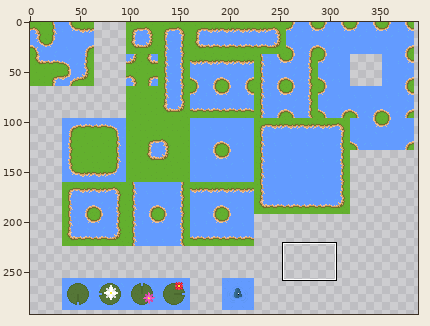
File history of a sprite sheet, assets/tilemap/water-grass.png. Above, an overview of the earlier version with the close-up marked.
Close-up. Before the commit:
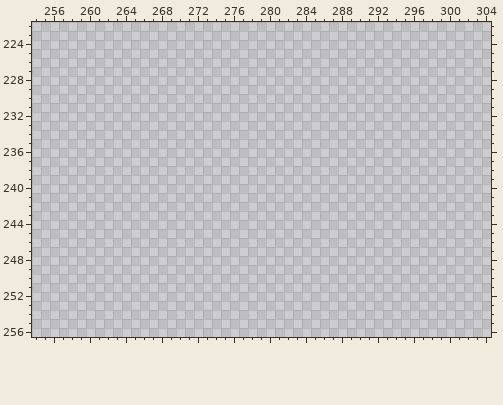
The file is 512x512 pixels. Colours within 5 levels of each other are drawn and written as one. Shown: x 254..304, y 222..256. The wide view leaves out empty margins. The commit also changed other parts of the picture, which this record leaves out.
Palette (. is transparent): 
The same view after the edit:
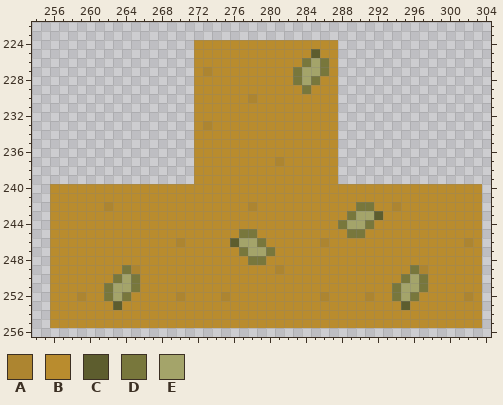
Colours new in this view: A #ad8530  B #b98c2e  C #5d5d2e  D #78773c  E #a4a46a
The edit:
Changed rows in their new state; - is an unchanged pixel.
first column x 256:
224 ----------------BBBBBBBBBBBBBBBB----------------
225 ----------------BBBBBBBBBBBBBCBB----------------
226 ----------------BBBBBBBBBBBBDEDB----------------
227 ----------------BABBBBBBBBBDEEDB----------------
228 ----------------BBBBBBBBBBBDEDBB----------------
229 ----------------BBBBBBBBBBBBDBBB----------------
230 ----------------BBBBBBABBBBBBBBB----------------
231 ----------------BBBBBBBBBBBBBBBB----------------
232 ----------------BBBBBBBBBBBBBBBB----------------
233 ----------------BABBBBBBBBBBBBBB----------------
234 ----------------BBBBBBBBBBBBBBBB----------------
235 ----------------BBBBBBBBBBBBBBBB----------------
236 ----------------BBBBBBBBBBBBBBBB----------------
237 ----------------BBBBBBBBBABBBBBB----------------
238 ----------------BBBBBBBBBBBBBBBB----------------
239 ----------------BBBBBBBBBBBBBBBB----------------
240 BBBBBBBBBBBBBBBBBBBBBBBBBBBBBBBBBBBBBBBBBBBBBBBB
241 BBBBBBBBBBBBBBBBBBBBBBBBBBBBBBBBBBBBBBBBBBBBBBBB
242 BBBBBBABBBBBBBBBBBBBBBABBBBBBBBBBBDDBBABBBBBBBBB
243 BBBBBBBBBBBBBBBBBBBBBBBBBBBBBBBBBDEECBBBBBBBBBBB
244 BBBBBBBBBBBBBBBBBBBBBBBBBBBBBBBBDEEDBBBBBBBBBBBB
245 BBBBBBBBBBBBBBBBBBBBBDDBBBBBBBBBBDDBBBBBBBBBBBBB
246 BBBBBBBBBBBBBBABBBBBCEEDBBBBBBABBBBBBBBBBBBBBBAB
247 BBBBBBBBBBBBBBBBBBBBBDEEDBBBBBBBBBBBBBBBBBBBBBBB
248 BBBBBBBBBBBBBBBBBBBBBBDDBBBBBBBBBBBBBBBBBBBBBBBB
249 BBBBBBBBDABBBBBBBBBBBBBBBABBBBBBBBBBBBBBDABBBBBB
250 BBBBBBBDEDBBBBBBBBBBBBBBBBBBBBBBBBBBBBBDEDBBBBBB
251 BBBBBBDEEDBBBBBBBBBBBBBBBBBBBBBBBBBBBBDEEDBBBBBB
252 BBBABBDEDBBBBBABBBBABBBBBBBBBBABBBBABBDEDBBBBBAB
253 BBBBBBBCBBBBBBBBBBBBBBBBBBBBBBBBBBBBBBBCBBBBBBBB
254 BBBBBBBBBBBBBBBBBBBBBBBBBBBBBBBBBBBBBBBBBBBBBBBB
255 BBBBBBBBBBBBBBBBBBBBBBBBBBBBBBBBBBBBBBBBBBBBBBBB
